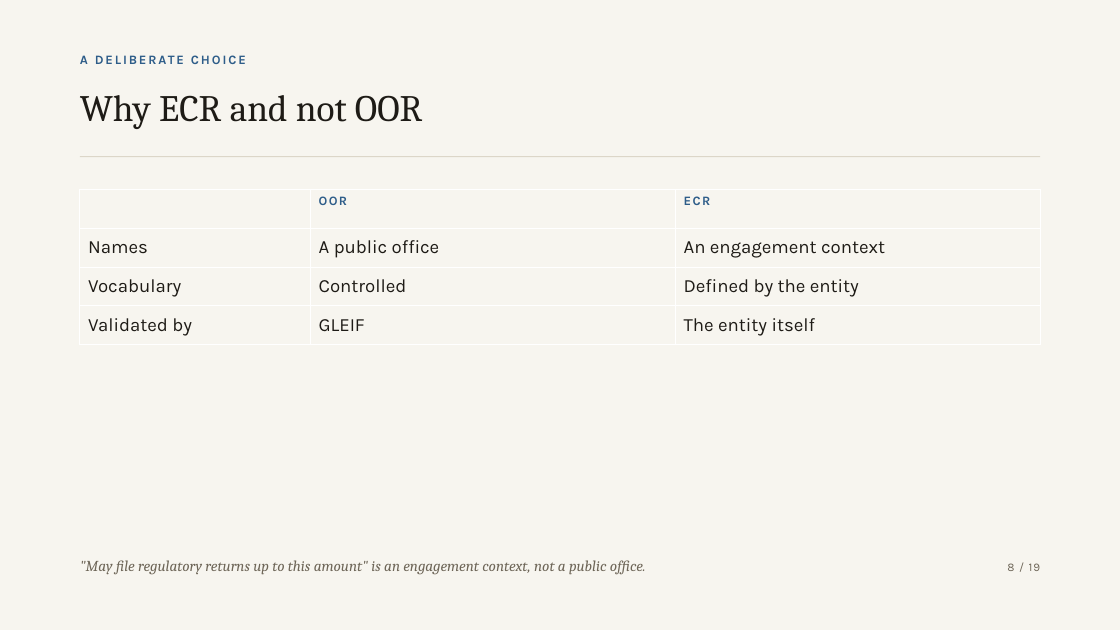
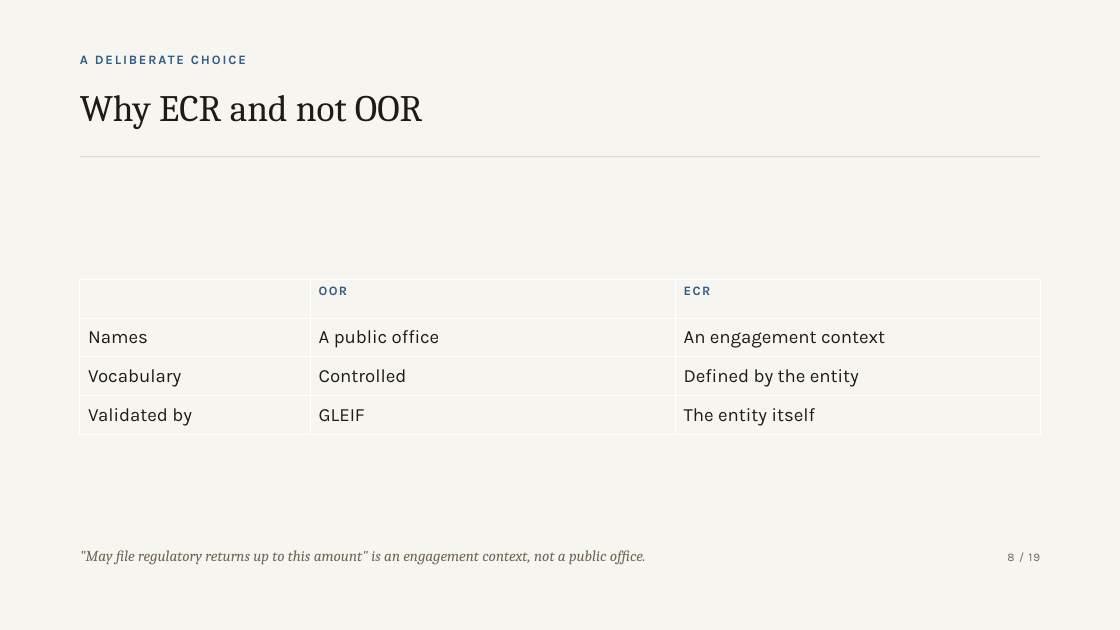
Before and after one commit to zuemen/mcp-vlei, a slide deck: slide 8 of docs/slides/mcp-vlei.pptx. Drawn at 1120x630 pixels with LibreOffice and Linux fonts; fonts in the diff are those of the drawing. Boxes give left, top, right and bottom in pixels: in the first picture for what was removed or moved away, otherwise in the second. Text is boxed around its words. In the diff, an @@ line names an element or a change of style, - is before the commit and + after.

```diff
--- a/docs/slides/mcp-vlei.pptx
+++ b/docs/slides/mcp-vlei.pptx
@@ table: place and size @@
-table at (80, 190, 1039, 344)
+table at (80, 280, 1039, 434)
@@ text ""May file regulatory returns up ...": place and size @@
-text ""May file regulatory returns up ..." at (80, 560, 646, 575)
+text ""May file regulatory returns up ..." at (80, 550, 646, 565)
@@ text "8 / 19": place and size @@
-text "8 / 19" at (1007, 563, 1041, 571)
+text "8 / 19" at (1007, 553, 1041, 561)
```
Also in this commit, not shown: 17 other slides changed, 2 other files.
